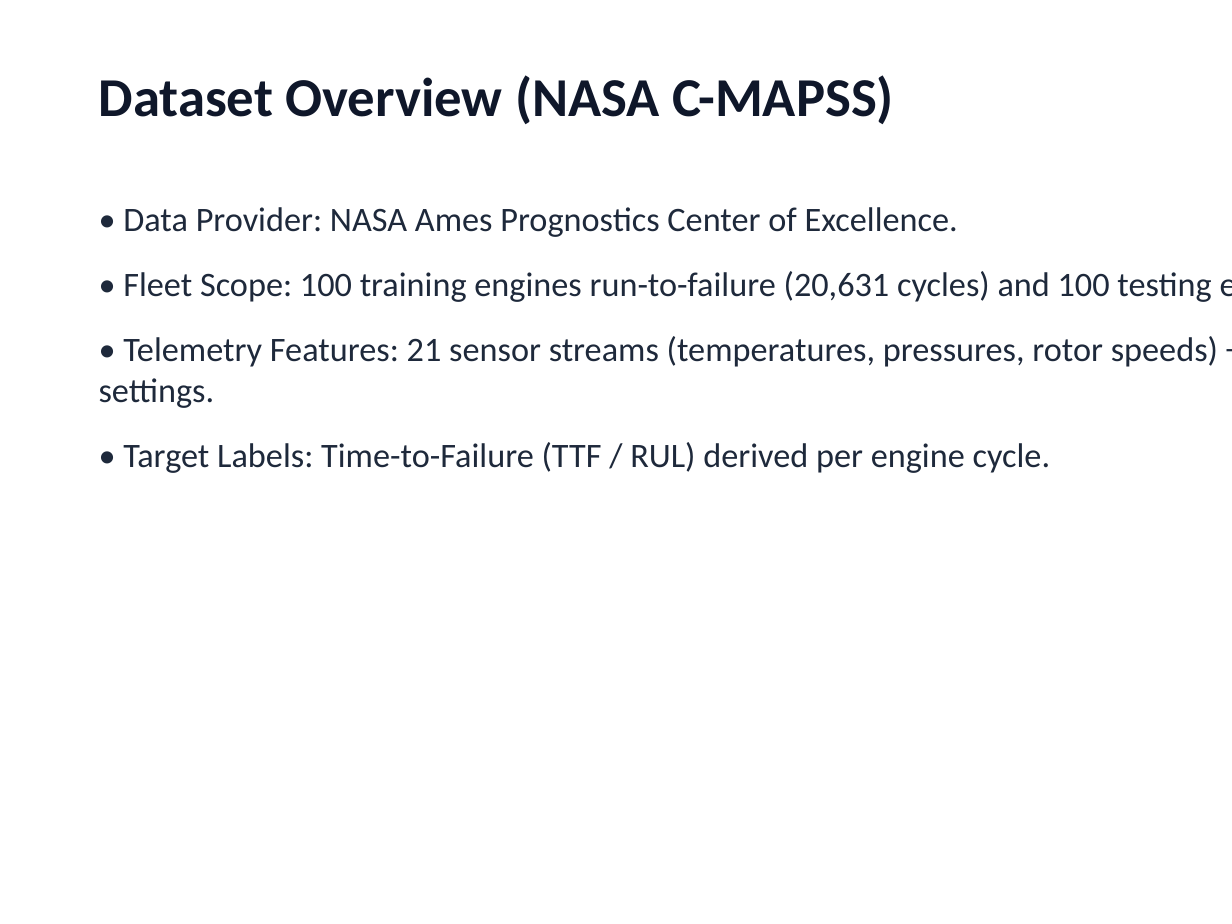
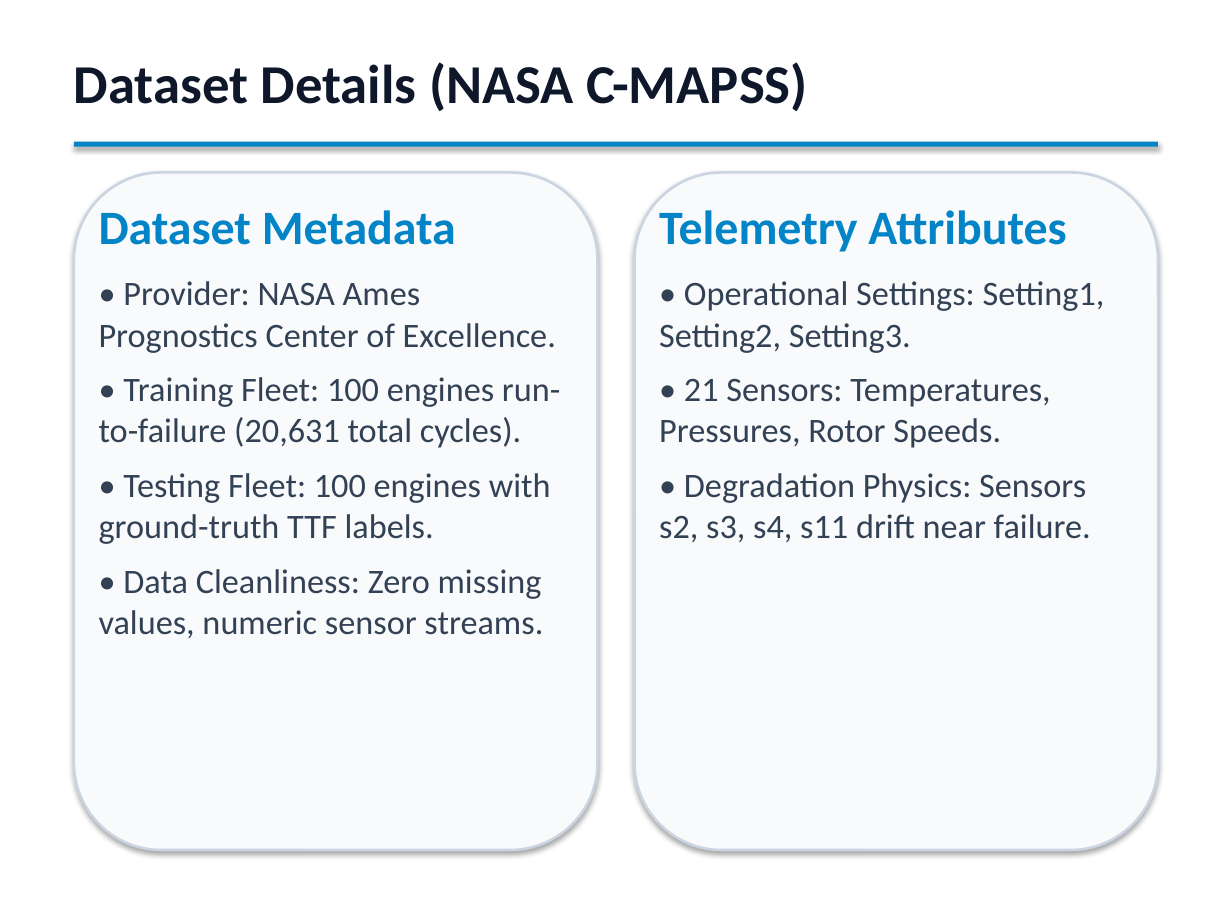
Before and after one commit to PiyushTiwari2051/Predictive-Master, a slide deck: slide 7 of Predictive_Maintenance_Internship_Presentation.pptx. Drawn at 1232x924 pixels with LibreOffice and Linux fonts; fonts in the diff are those of the drawing. Boxes give left, top, right and bottom in pixels: in the first picture for what was removed or moved away, otherwise in the second. Text is boxed around its words. In the diff, an @@ line names an element or a change of style, - is before the commit and + after.

```diff
--- a/Predictive_Maintenance_Internship_Presentation.pptx
+++ b/Predictive_Maintenance_Internship_Presentation.pptx
@@ text at box(74, 62, 808, 111): text changed @@
-Dataset Overview (NASA C-MAPSS)
+Dataset Details (NASA C-MAPSS)
@@ rectangle added at box(74, 142, 1158, 147), fill #0284C7 @@
@@ rounded rectangle added at box(74, 172, 598, 850), fill #F8FAFC, outline #CBD5E1 1.5 pt @@
@@ rounded rectangle added at box(634, 172, 1158, 850), fill #F8FAFC, outline #CBD5E1 1.5 pt @@
@@ text at box(99, 210, 560, 638): text changed; text colour #1E293B to #334155 @@
-• Data Provider: NASA Ames Prognostics Center of Excellence.
-• Fleet Scope: 100 training engines run-to-failure (20,631 cycles) and 100 testing engines.
-• Telemetry Features: 21 sensor streams (temperatures, pressures, rotor speeds) + 3 operational settings.
-• Target Labels: Time-to-Failure (TTF / RUL) derived per engine cycle.
+Dataset Metadata
+• Provider: NASA Ames Prognostics Center of Excellence.
+• Training Fleet: 100 engines run-to-failure (20,631 total cycles).
+• Testing Fleet: 100 engines with ground-truth TTF labels.
+• Data Cleanliness: Zero missing values, numeric sensor streams.
@@ text added at box(659, 210, 1105, 542), 20 pt, text #334155 @@
+Telemetry Attributes
+• Operational Settings: Setting1, Setting2, Setting3.
+• 21 Sensors: Temperatures, Pressures, Rotor Speeds.
+• Degradation Physics: Sensors s2, s3, s4, s11 drift near failure.
```
Also in this commit, not shown: 13 other slides changed, 2 slides added, 2 slides removed, 1 other file.
